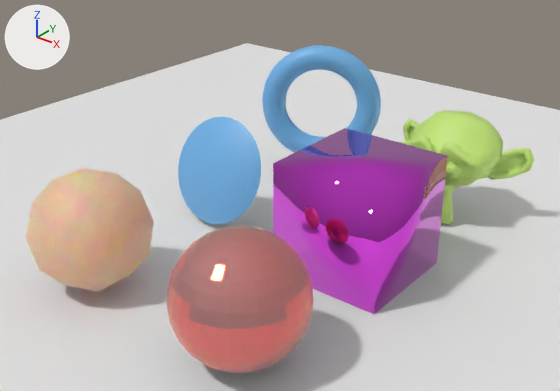
Two versions of the Blender file udemy-blender/basics.blend, one commit apart.
Rendered twice from a camera (50 mm lens) standing at (7.22, -9.72, 6.89) and looking at (-0.06, -0.62, 1.25). Arrows for +X, +Y and +Z are at upper left; the lights stay in place.

The older version as bpy lines, for what is in view:
```python
me_plane = bpy.data.meshes.new('Plane')
me_plane.from_pydata([(-1.0, -1.0, 0.0), (1.0, -1.0, 0.0), (-1.0, 1.0, 0.0), (1.0, 1.0, 0.0)], [], [(0, 1, 3, 2)])
me_suzanne_001 = bpy.data.meshes.new('Suzanne.001')
me_suzanne_001.from_pydata(...)  # 507 vertices, 500 faces; spans x -1.37..1.37, y -0.85..0.85, z -0.98..0.98
me_suzanne_001.polygons.foreach_set('use_smooth', [True] * 500)
me_suzanne_001.materials.append(mat_green)  # green #c4e778
me_torus = bpy.data.meshes.new('Torus')
me_torus.from_pydata(...)  # a torus around z (ring radius 1.0, tube radius 0.25) spanning x -1.25..1.25, y -1.25..1.25, z -0.25..0.25
me_torus.polygons.foreach_set('use_smooth', [True] * 576)
me_torus.materials.append(mat_blue)  # blue #71b3e7
ob_plane = bpy.data.objects.new('Plane', me_plane)
ob_plane.location = (0.0, 0.0, 0.0)
ob_plane.scale = (10.0, 10.0, 10.0)
ob_suzanne = bpy.data.objects.new('Suzanne', me_suzanne_001)
ob_suzanne.location = (1.32, 2.86, 1.0)
ob_torus = bpy.data.objects.new('Torus', me_torus)
ob_torus.location = (-1.82, 2.94, 1.5)
ob_torus.rotation_euler = (1.571, 0.0, 0.523)  # degrees (90, 0, 30)
# also in view: 'Sphere' at (1.21, -3.08, 1.0); 'Cone' at (-1.9, -0.11, 1.03); 'Icosphere' at (-1.95, -3.08, 1.0); 'Cube' at (1.1, 0.0, 1.0)
```
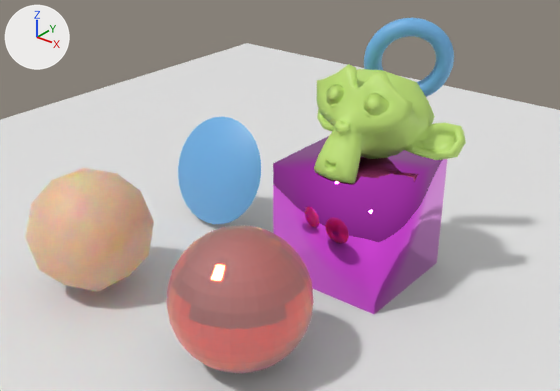
Where the change shows, as pixel boxes [x1, y1, x2, y2] in the pictures (560 x 391 px):
'Suzanne', moved, turned: before [399, 111, 534, 224]; after [314, 64, 466, 183]
'Torus', moved, turned, rescaled: before [262, 45, 381, 153]; after [364, 18, 454, 97]

Edits to the bpy script that builds the scene:
```text
Change ob_torus:
    ob_torus.location: (-1.82, 2.94, 1.5) -> (1.13, 1.24, 3.34)
    ob_torus.rotation_euler: (1.571, 0.0, 0.523) -> (1.744, 0.153, 0.628)  # degrees (90, 0, 30) -> degrees (100, 8.8, 36)
    ob_torus.scale: (1.0, 1.0, 1.0) -> (0.582, 0.582, 0.582)
Change ob_suzanne:
    ob_suzanne.location: (1.32, 2.86, 1.0) -> (1.18, 0.06, 2.5)
    ob_suzanne.rotation_euler: (0.0, 0.0, 0.0) -> (-0.614, 0.0, 0.0)  # degrees (0, 0, 0) -> degrees (-35, 0, 0)
```
